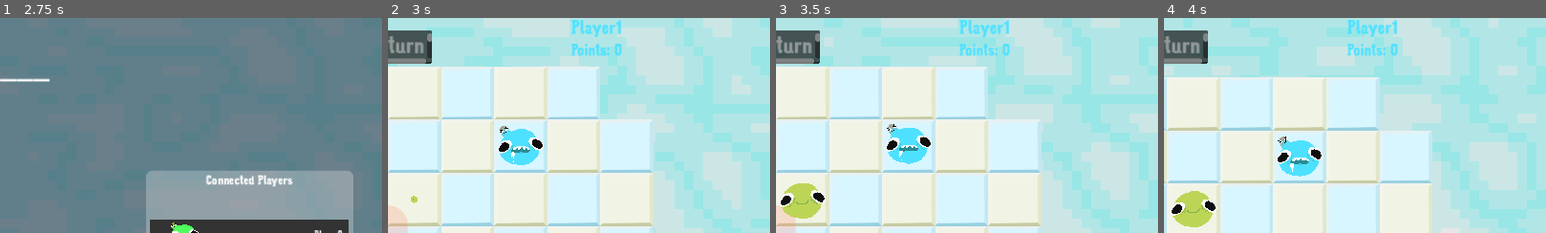
Above: before the commit, frames 1-4 (left to right).
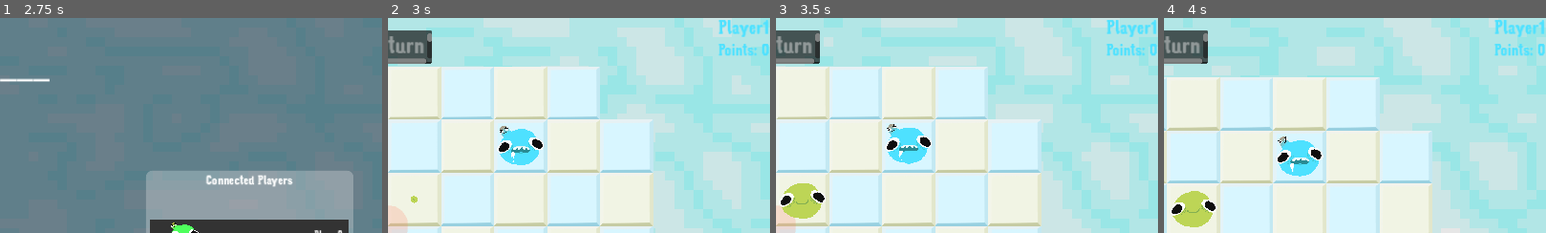
Above: after the commit, the same moments.

Repository: patator62180/GDWL_67
Game: Godot game, scene res://scenes/main/main.tscn
Two runs of this game, one before a commit and one after it. Both use one fixed random seed, a clock stepped at 60 frames per second and the inputs below.
Inputs (mouse positions are % of the whole screen's width and height, from its top left):
- Up to frame 1 (2.75 s): click "[FAKE] Start as player (local)" at 0.5 s; click (58, 82) at 1.27 s; type "12" at 1.35 s; click "PLAY LOCAL" at 2 s
- Up to frame 2 (3 s): click "Start Game" at 2.75 s
- Up to frame 3 (3.5 s): no input
- Up to frame 4 (4 s): tap Enter (ui_accept) at 3.5 s; drag from (50, 50) to (40, 30) at 3.52 s
The pictures show only the part of the screen within x 50-100%, y 0-50%; the shares and areas given below are measured in that part.

Frame 1 is identical in both runs. In frame 2, 1.8% of the frame differs, in the area x 48-100%, y 0-18%; in frame 3, 1.8%; in frame 4, 1.8%.

Commit message:
fix merge

Diff:
--- a/scenes/HUD/hud.tscn
+++ b/scenes/HUD/hud.tscn
@@ -1,7 +1,8 @@
-[gd_scene load_steps=10 format=3 uid="uid://biqj0t60x1dv0"]
+[gd_scene load_steps=11 format=3 uid="uid://biqj0t60x1dv0"]
 
 [ext_resource type="PackedScene" uid="uid://biumy12wvsfs5" path="res://scenes/player_card/player_card.tscn" id="1_0lgt1"]
 [ext_resource type="Script" path="res://scenes/HUD/hud.gd" id="1_wj8wa"]
+[ext_resource type="PackedScene" uid="uid://2yc6yjaghq6e" path="res://scenes/player_card/player_card_right.tscn" id="3_7g4mp"]
 [ext_resource type="Script" path="res://scenes/HUD/input_manager.gd" id="3_tidyo"]
 [ext_resource type="PackedScene" uid="uid://dsmt3xnq7i1eu" path="res://scenes/cards/hand.tscn" id="5_euuyo"]
 [ext_resource type="Texture2D" uid="uid://bla2q5wqubnu8" path="res://sprites/sound_mute.png" id="6_5163j"]
@@ -60,7 +61,7 @@
 offset_bottom = 75.0
 grow_horizontal = 0
 
-[node name="PlayerCard1" parent="PlayerCards/PlayerCard1Anchor" instance=ExtResource("1_0lgt1")]
+[node name="PlayerCard1" parent="PlayerCards/PlayerCard1Anchor" instance=ExtResource("3_7g4mp")]
 layout_mode = 1
 
 [node name="PlayerCard2Anchor" type="Control" parent="PlayerCards"]
